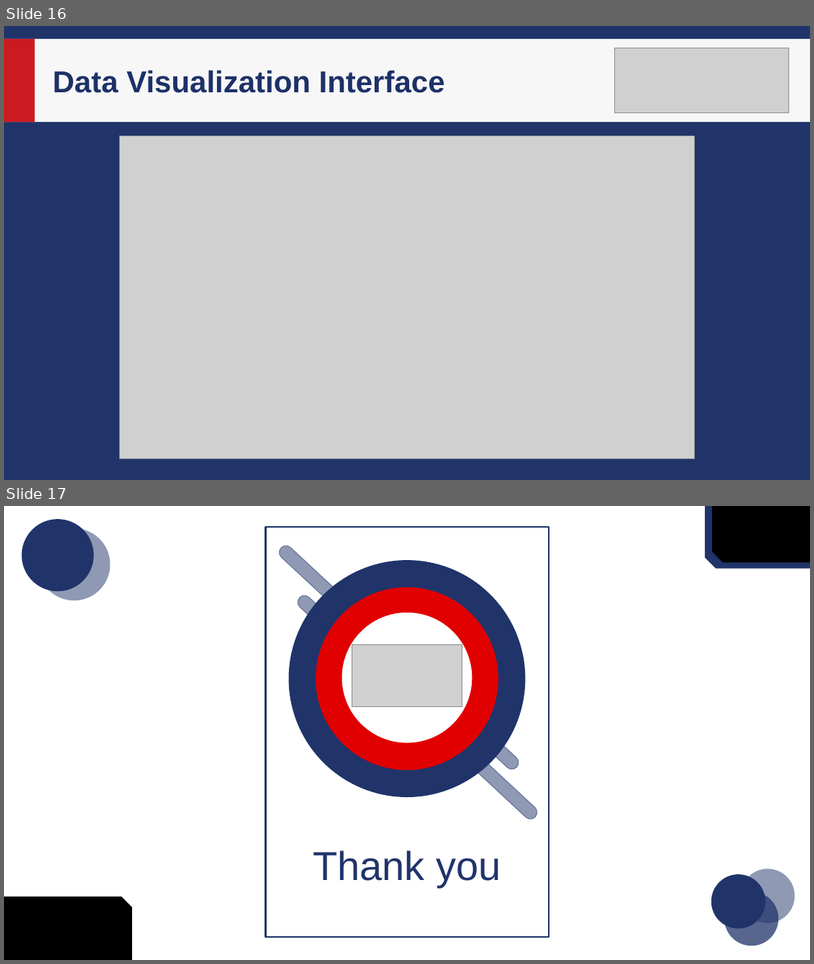
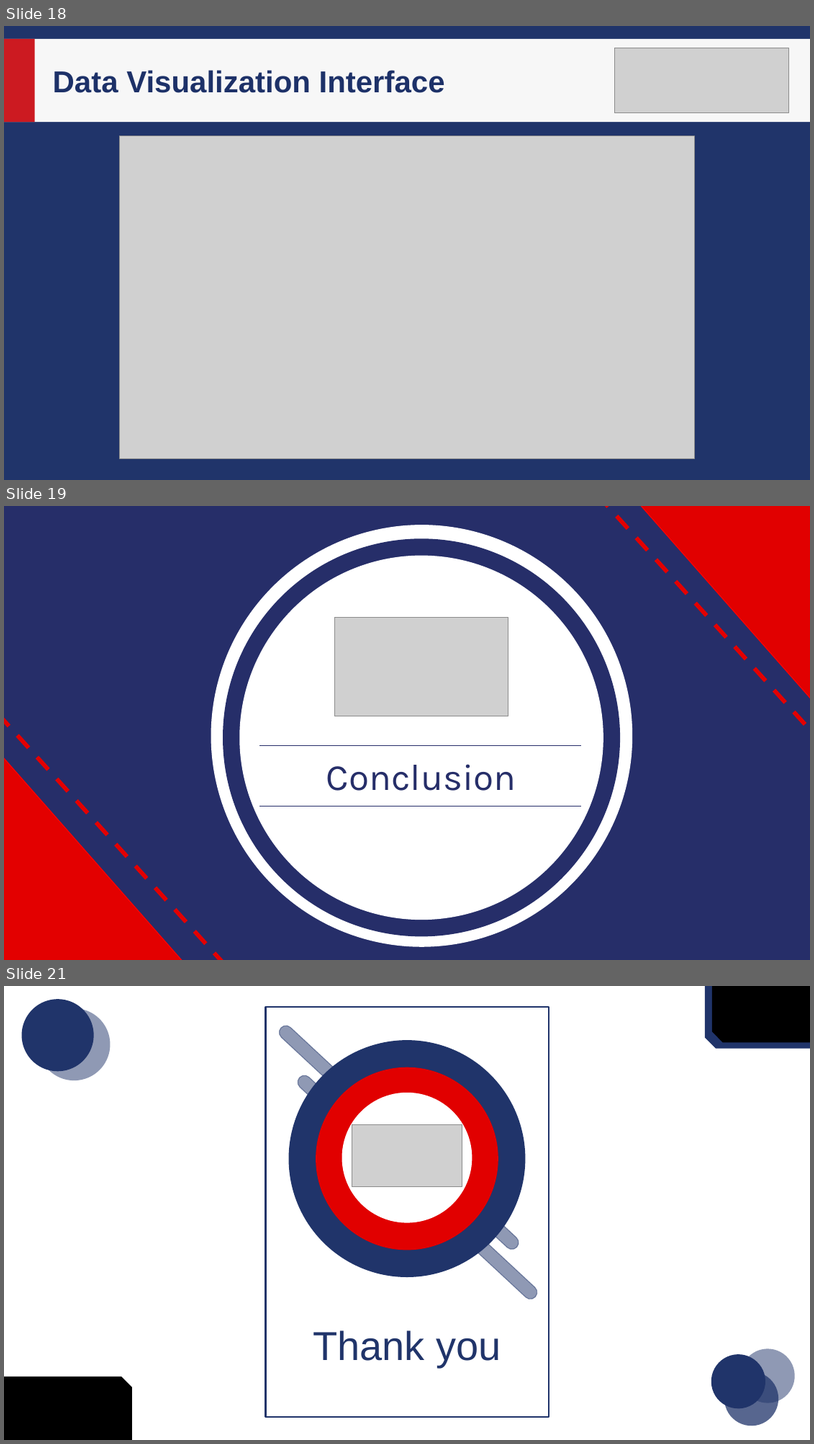
Before and after one commit to bagjasatia/Final_Project_SBA_Loan_Approval, a slide deck: SBA_Loan_Precentation.pptx. Shown one above the other, each under a label of ours: slides 16 and 17 before the commit, slides 18, 19 and 21 after it; the slides between them are not shown. The pictures are 814x964 and 814x1444 pixels, drawn with LibreOffice and Linux fonts; fonts in the diff are those of the drawing; grey boxes stand for pictures. Boxes give left, top, right and bottom in pixels: in the first picture for what was removed or moved away, otherwise in the second. Text is boxed around its words. In the diff, an @@ line names an element or a change of style, - is before the commit and + after.

```diff
--- a/SBA_Loan_Precentation.pptx
+++ b/SBA_Loan_Precentation.pptx
@@ slide 19 added at <box>4,506,810,960</box>, background #262E69 @@
@@ line added from (597, 506) to (810, 754), #E30000 5 pt dashed @@
@@ rectangle added at <box>627,506,810,710</box>, fill #E10000, outline #FF0000 1 pt @@
@@ ellipse added at <box>214,528,630,943</box>, fill #FFFFFF, outline #FFFFFF 8 pt @@
@@ ellipse added at <box>226,542,617,933</box>, fill #262E69, outline #262E69 8 pt @@
@@ ellipse added at <box>243,559,600,916</box>, fill #FFFFFF, outline #FFFFFF 8 pt @@
@@ picture added at <box>335,618,509,716</box> @@
@@ line added from (4, 713) to (233, 960), #E30000 5 pt dashed @@
@@ rectangle added at <box>4,749,190,960</box>, fill #E30000, outline #FF0000 1 pt @@
@@ line added from (260, 746) to (581, 746), #262E69 0.5 pt @@
@@ text added at <box>327,764,517,790</box>, 44 pt, text #262E69 @@
+Conclusion
@@ line added from (260, 806) to (581, 806), #262E69 0.5 pt @@
@@ what was slide 16 is now slide 18 @@
@@ what was slide 17 is now slide 21 @@
```
Also in this commit, not shown: 3 slides changed, 3 other slides added, 9 other files.
